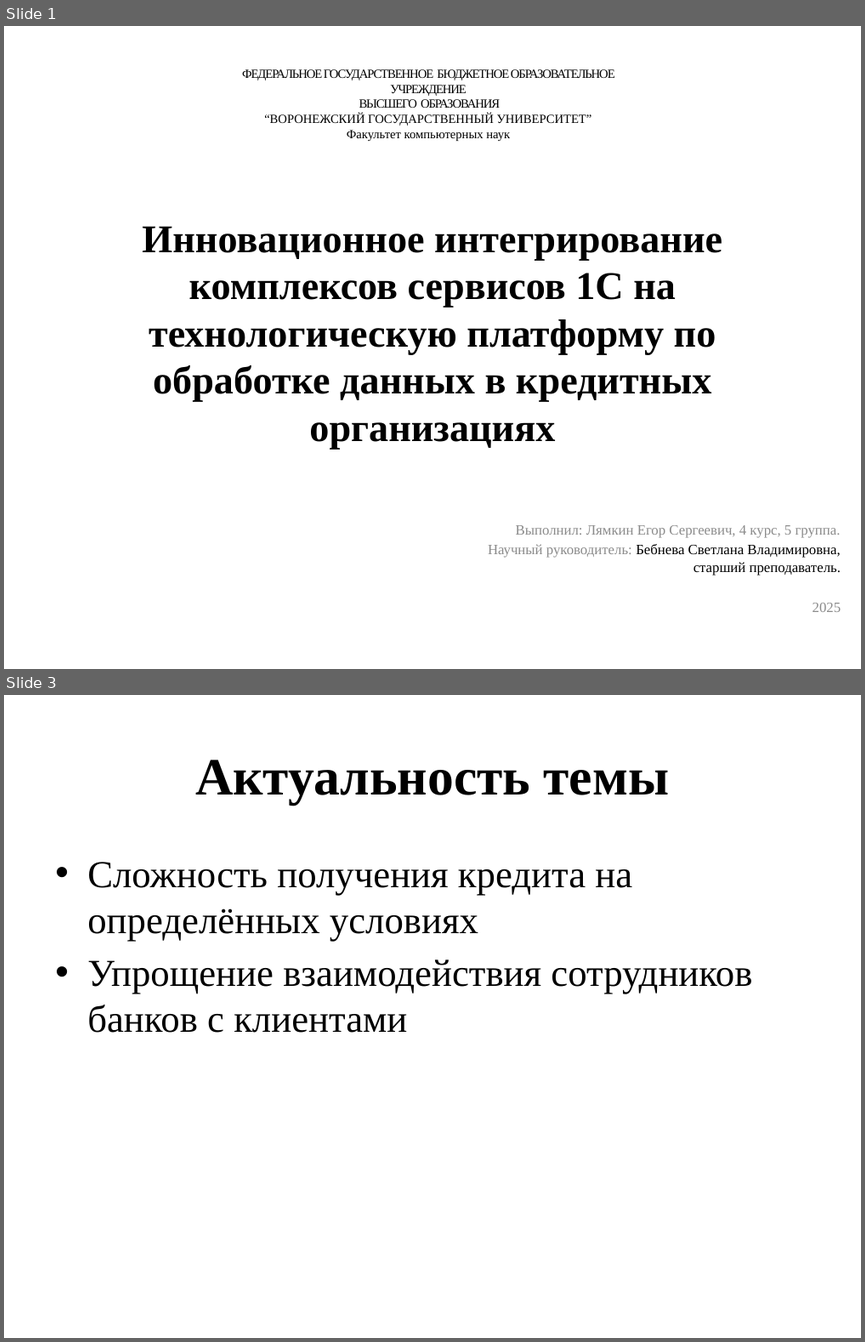
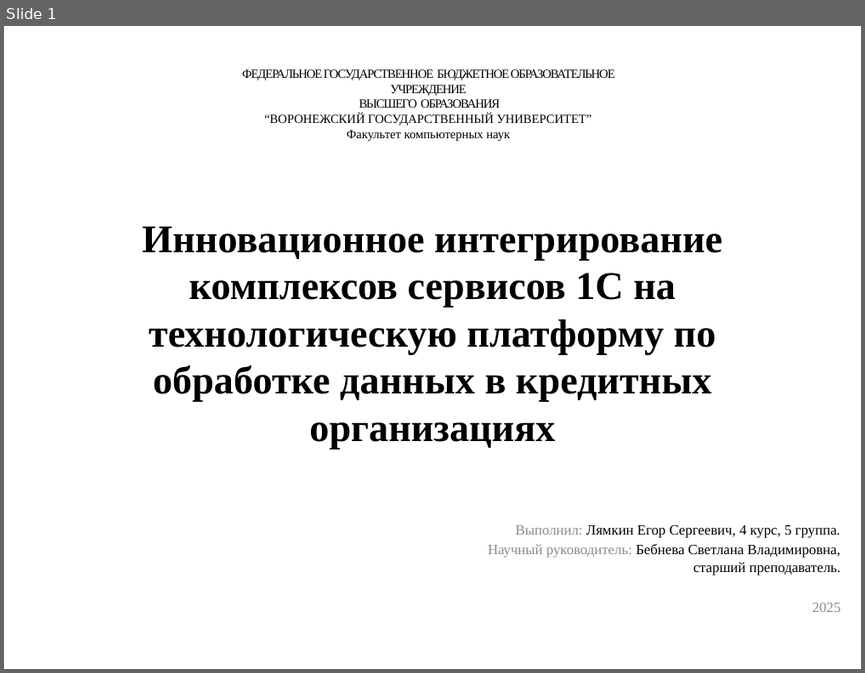
Before and after one commit to 4Bul04kka/diploma, a slide deck: дипломная работа/Лямкин презентация.pptx. Shown one above the other, each under a label of ours: slides 1 and 3 before the commit, slide 1 after it; the slides between them are not shown. The pictures are 865x1342 and 865x673 pixels, drawn with LibreOffice and Linux fonts; fonts in the diff are those of the drawing. Boxes give left, top, right and bottom in pixels: in the first picture for what was removed or moved away, otherwise in the second. Text is boxed around its words. In the diff, an @@ line names an element or a change of style, - is before the commit and + after.

```diff
--- a/дипломная работа/Лямкин презентация.pptx
+++ b/дипломная работа/Лямкин презентация.pptx
@@ slide 3 removed at (x1=4, y1=695, x2=861, y2=1338), background #FFFFFF @@
@@ title removed at (x1=195, y1=760, x2=670, y2=805) @@
-Актуальность темы
@@ text removed at (x1=87, y1=862, x2=752, y2=1032) @@
-• Сложность получения кредита на определённых условиях
-• Упрощение взаимодействия сотрудников банков с клиентами
@@ slide 1 changed as well @@
@@ subtitle at (x1=516, y1=525, x2=840, y2=538): text colour #8C8C8C to #000000 in "Лямкин Егор Сергеевич, 4 курс, 5 группа." @@
```
Also in this commit, not shown: 8 slides added, 6 other slides removed, 19 other files.
